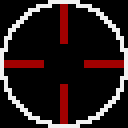
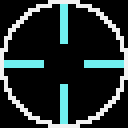
Layers edited between the first and the second (128, 128) image:
painted on "Pasted Layer" over 4, 4, 124, 124
